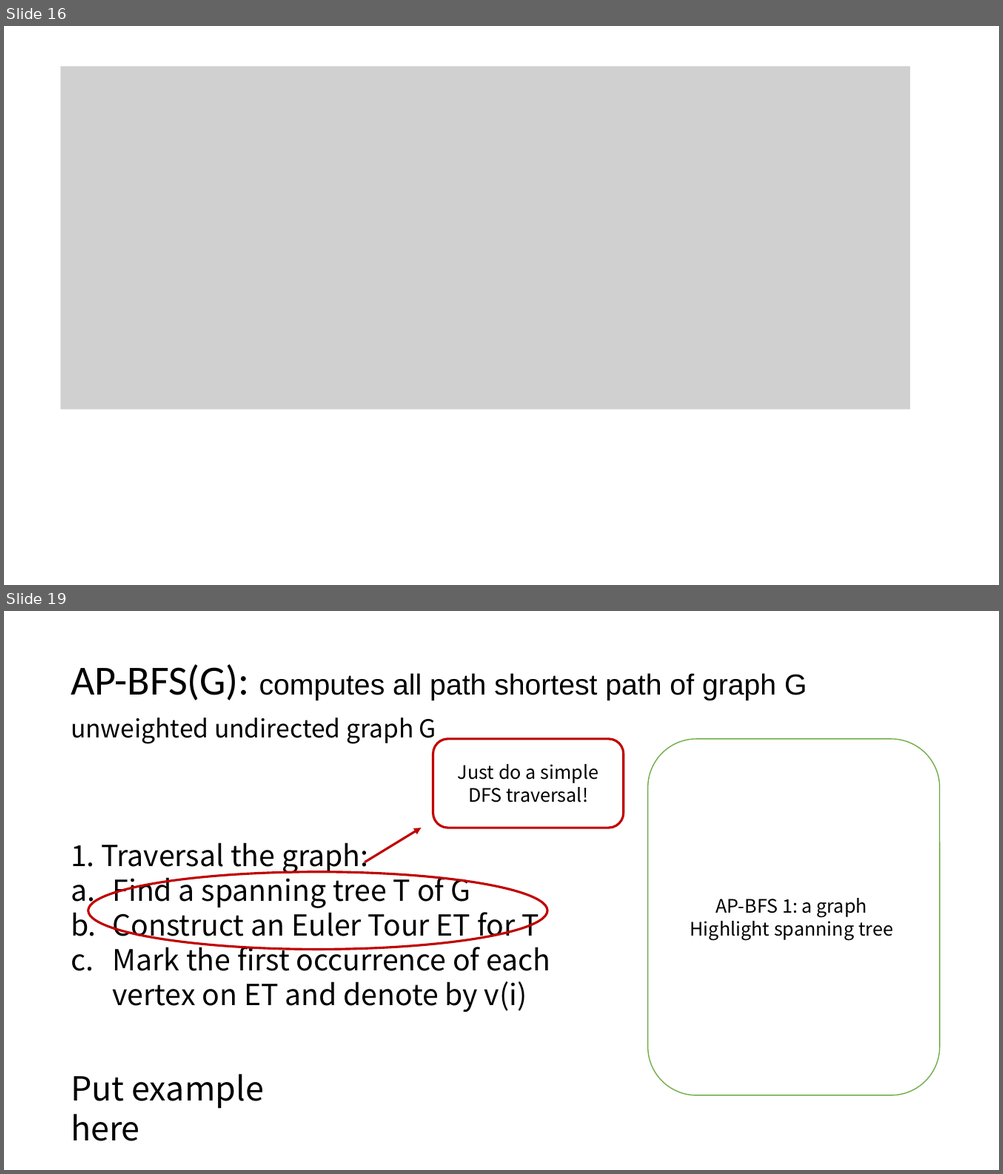
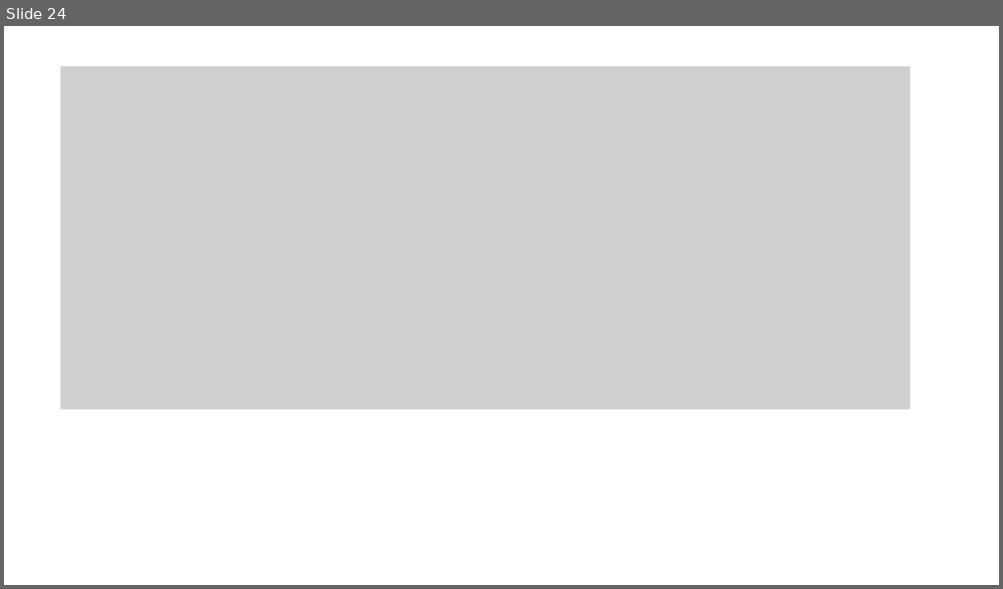
Before and after one commit to KSDeng/CS5234_miniproject, a slide deck: slide.pptx. Shown one above the other, each under a label of ours: slides 16 and 19 before the commit, slide 24 after it; the slides between them are not shown. The pictures are 1003x1174 and 1003x589 pixels, drawn with LibreOffice and Linux fonts; fonts in the diff are those of the drawing; grey boxes stand for pictures. Boxes give left, top, right and bottom in pixels: in the first picture for what was removed or moved away, otherwise in the second. Text is boxed around its words. In the diff, an @@ line names an element or a change of style, - is before the commit and + after.

```diff
--- a/slide.pptx
+++ b/slide.pptx
@@ slide 19 removed at bbox=[4, 611, 999, 1170], background #FFFFFF @@
@@ text removed at bbox=[71, 664, 806, 701] @@
-AP-BFS(G): computes all path shortest path of graph G
@@ text removed at bbox=[71, 718, 550, 1012] @@
-unweighted undirected graph G
-1. Traversal the graph:
-a. Find a spanning tree T of G
-b. Construct an Euler Tour ET for T
-c. Mark the first occurrence of each vertex on ET and denote by v(i)
@@ rounded rectangle removed at bbox=[433, 739, 623, 828] @@
-Just do a simple
-DFS traversal!
@@ rounded rectangle removed at bbox=[648, 739, 939, 1096] @@
-AP-BFS 1: a graph
-Highlight spanning tree
@@ arrow removed from (364, 863) to (421, 828) @@
@@ ellipse removed at bbox=[88, 872, 547, 950] @@
@@ text removed at bbox=[71, 1074, 263, 1142] @@
-Put example here
@@ what was slide 16 is now slide 24 @@
```
Also in this commit, not shown: 11 slides changed, 13 slides added, 3 other slides removed, 1 other file.
